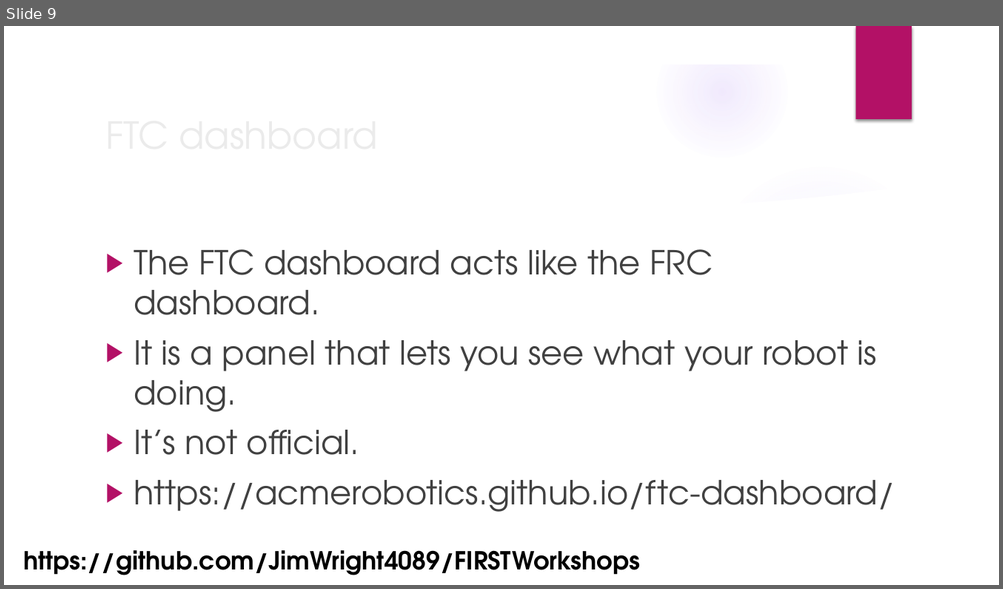
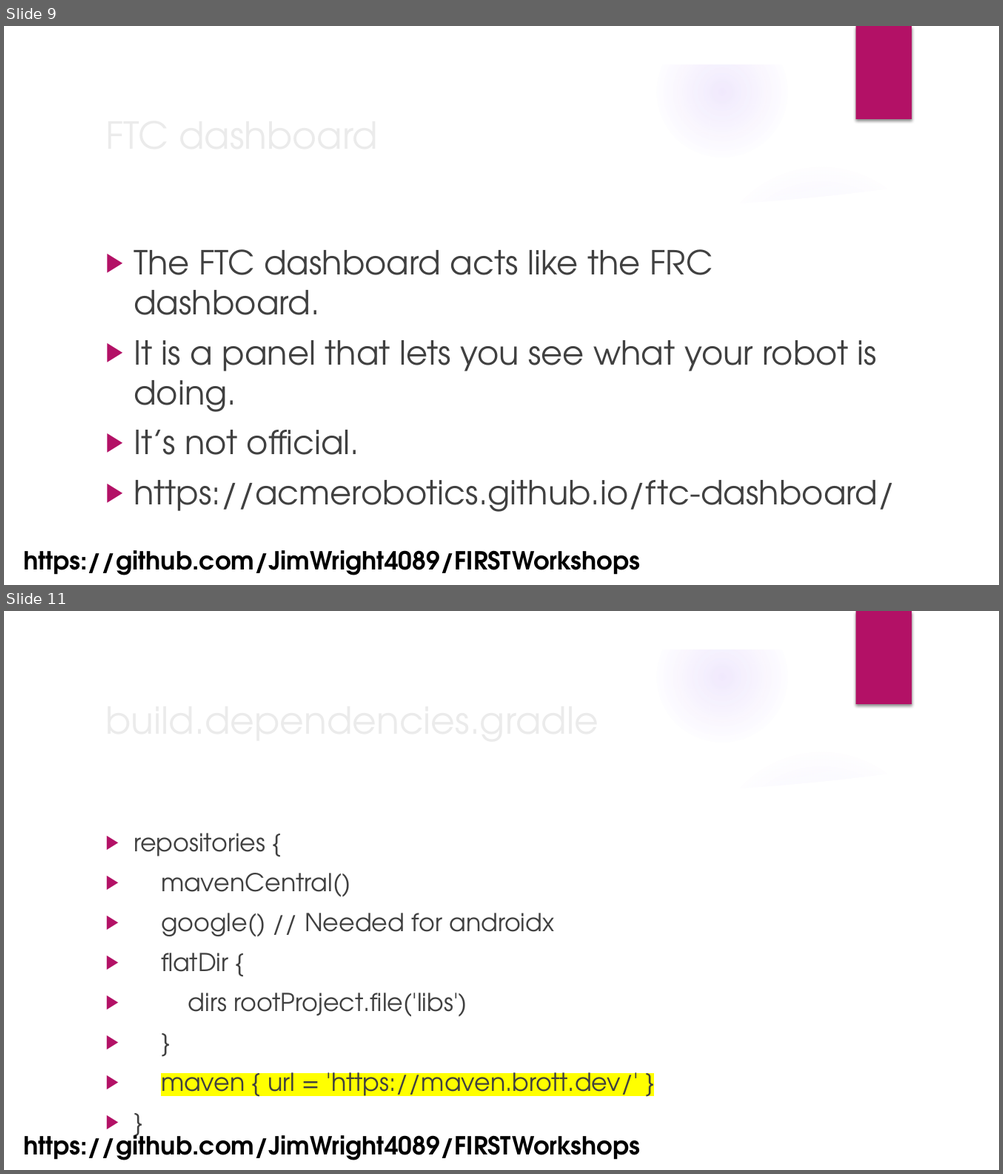
Before and after one commit to JimWright4089/FIRSTWorkshops, a slide deck: FTC/2022/Advanced FTC Code.pptx. Shown one above the other, each under a label of ours: slide 9 before the commit, slides 9 and 11 after it; the slides between them are not shown. The pictures are 1003x589 and 1003x1174 pixels, drawn with LibreOffice and Linux fonts; fonts in the diff are those of the drawing; background and template pictures are left out. Boxes give left, top, right and bottom in pixels: in the first picture for what was removed or moved away, otherwise in the second. Text is boxed around its words. In the diff, an @@ line names an element or a change of style, - is before the commit and + after.

```diff
--- a/FTC/2022/Advanced FTC Code.pptx
+++ b/FTC/2022/Advanced FTC Code.pptx
@@ slide 11 added at (x1=4, y1=611, x2=999, y2=1170), background picture (left out); not listed: 9 template elements that a slide beside it also shows @@
@@ title added at (x1=98, y1=690, x2=813, y2=748), 36 pt, text #EBEBEB @@
+build.dependencies.gradle
@@ text added at (x1=134, y1=833, x2=637, y2=1103), 23.8 pt, text #404040 @@
+▶ repositories {
+▶ mavenCentral()
+▶ google() // Needed for androidx
+▶ flatDir {
+▶ dirs rootProject.file('libs')
+▶ }
+▶ maven { url = 'https://maven.brott.dev/' }
+▶ }
@@ text added at (x1=23, y1=1128, x2=640, y2=1161), 24 pt, text #000000, bold @@
+https://github.com/JimWright4089/FIRSTWorkshops
```
Also in this commit, not shown: 9 other slides added, 2 other files.
